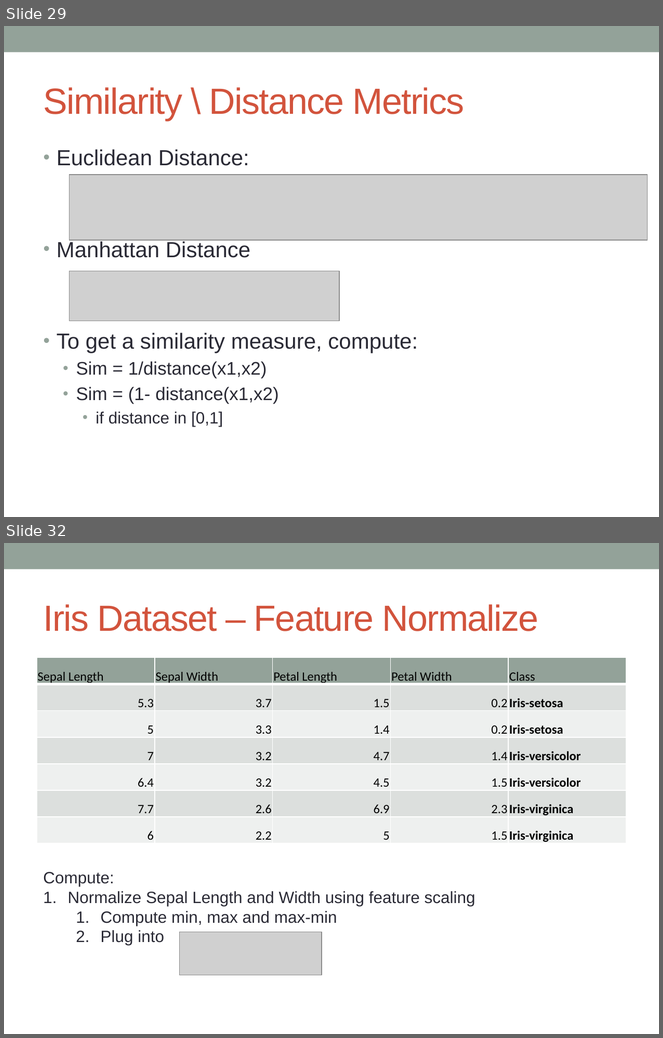
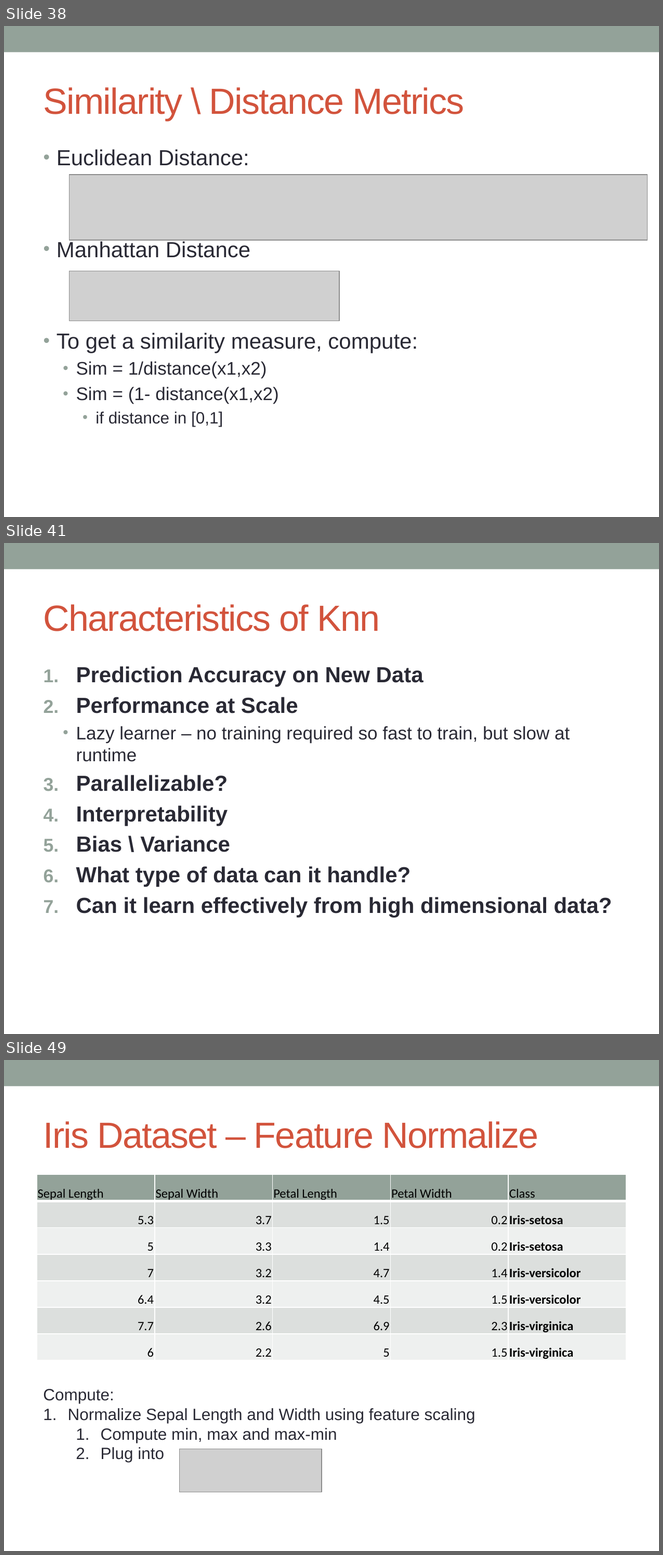
Before and after one commit to simonhughes22/IPD-Data-Science-Course, a slide deck: Machine Learning/Machine Learning Slides.pptx. Shown one above the other, each under a label of ours: slides 29 and 32 before the commit, slides 38, 41 and 49 after it; the slides between them are not shown. The pictures are 663x1038 and 663x1555 pixels, drawn with LibreOffice and Linux fonts; fonts in the diff are those of the drawing; grey boxes stand for pictures. Boxes give left, top, right and bottom in pixels: in the first picture for what was removed or moved away, otherwise in the second. Text is boxed around its words. In the diff, an @@ line names an element or a change of style, - is before the commit and + after.

```diff
--- a/Machine Learning/Machine Learning Slides.pptx
+++ b/Machine Learning/Machine Learning Slides.pptx
@@ slide 41 added at <box>4,543,659,1034</box>, background #FFFFFF; not listed: 1 template element that a slide beside it also shows @@
@@ title added at <box>44,604,380,631</box>, 40 pt, text #D2533C @@
+Characteristics of Knn
@@ text added at <box>76,666,612,918</box>, 24 pt, text #292934, bold @@
+1. Prediction Accuracy on New Data
+2. Performance at Scale
+  • Lazy learner – no training required so fast to train, but slow at runtime
+3. Parallelizable?
+4. Interpretability
+5. Bias \ Variance
+6. What type of data can it handle?
+7. Can it learn effectively from high dimensional data?
@@ what was slide 29 is now slide 38 @@
@@ what was slide 32 is now slide 49 @@
```
Also in this commit, not shown: 6 slides changed, 45 other slides added, 3 other files.
